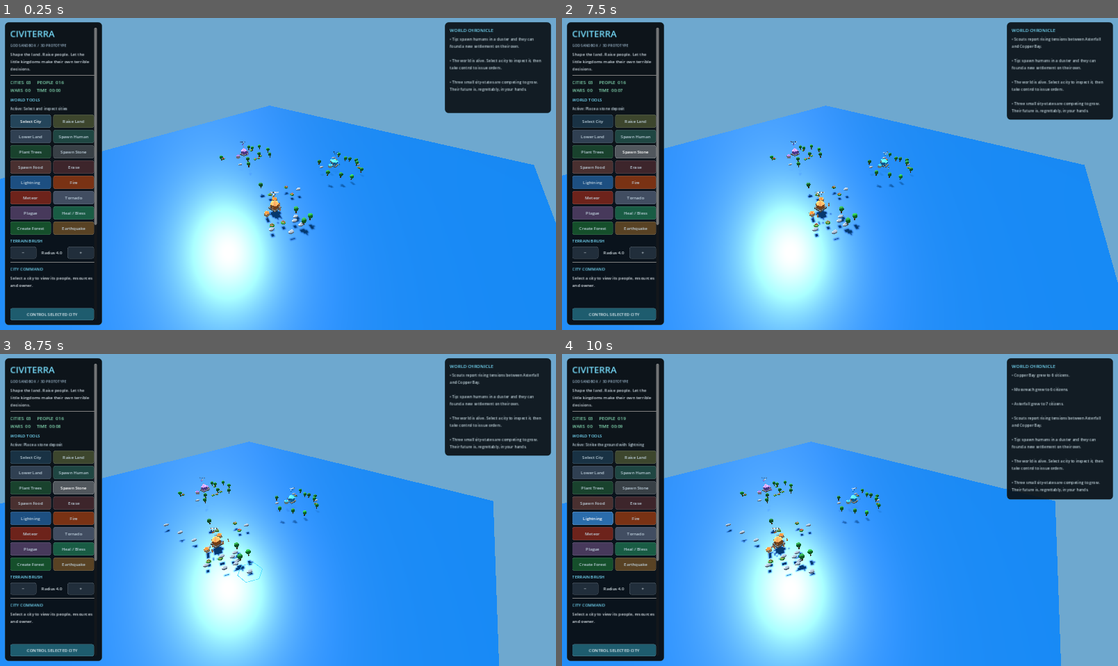
Above: before the commit, frames 1-4 (two rows, left to right).
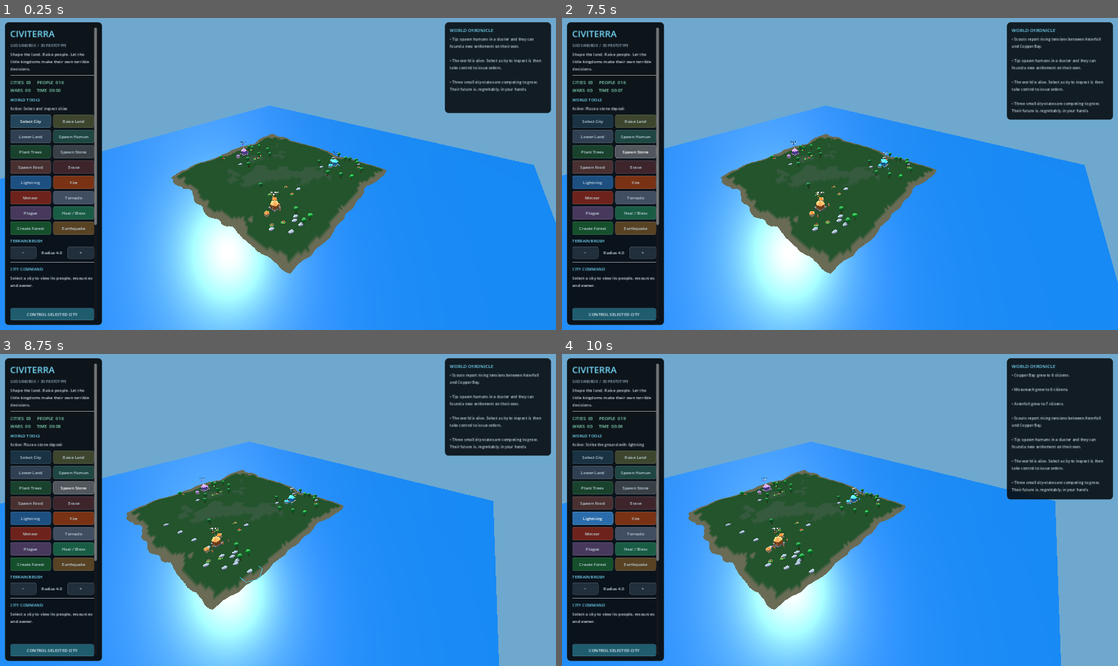
Above: after the commit, the same moments.

Repository: yoimdoingstuff/citysandbox
Game: Godot game, scene res://main.tscn
Two runs of this game, one before a commit and one after it. Both use one fixed random seed, a clock stepped at 60 frames per second and the inputs below.
Inputs (mouse positions are in pixels of both pictures, inside the frame that each line leads up to):
- Up to frame 1 (0.25 s): no input
- Up to frame 2 (7.5 s): click "Launch Missile" at 0.5 s; click "Launch Missile" at 1.25 s; click "Select City" at 2 s; click "Raise Land" at 2.75 s; click "Lower Land" at 3.5 s; click "Spawn Human" at 4.25 s; click "Select City" at 5 s; click "Plant Trees" at 5.75 s; click "Spawn Stone" at 6.5 s; move the mouse to (962, 158) at 7.27 s; hold D from 7.28 s (still down); click (962, 158) at 7.42 s
- Up to frame 3 (8.75 s): release D at 8 s; drag from (166, 525) to (250, 572) at 8.02 s
- Up to frame 4 (10 s): click "Spawn Food" at 8.75 s; click "Lightning" at 9.5 s

The runs differ from the first frame. In frame 1, 8.6% of the frame differs, in the area x 30-70%, y 37-82%; in frame 2, 8.6%, in the area x 28-68%, y 37-82%; in frame 3, 8.5%; in frame 4, 8.5%.

Commit message:
Fix procedural terrain face winding and normals

Diff:
--- a/main.gd
+++ b/main.gd
@@ -219,14 +219,18 @@
 			var p10 := Vector3(x1, terrain_heights[z_index][x_index + 1], z0)
 			var p01 := Vector3(x0, terrain_heights[z_index + 1][x_index], z1)
 			var p11 := Vector3(x1, terrain_heights[z_index + 1][x_index + 1], z1)
+			# Godot culls triangles by clockwise front-face winding. Keep both
+			# triangles in each terrain cell facing outward, toward the top.
 			_add_terrain_vertex(surface, p00)
+			_add_terrain_vertex(surface, p10)
 			_add_terrain_vertex(surface, p01)
 			_add_terrain_vertex(surface, p10)
-			_add_terrain_vertex(surface, p10)
+			_add_terrain_vertex(surface, p11)
 			_add_terrain_vertex(surface, p01)
-			_add_terrain_vertex(surface, p11)
 	surface.index()
-	surface.generate_normals()
+	# The reversed triangle order also reverses the cross-product normals.
+	# Flip them back so slopes are lit from above instead of looking inside-out.
+	surface.generate_normals(true)
 	terrain.mesh = surface.commit()
 
 
